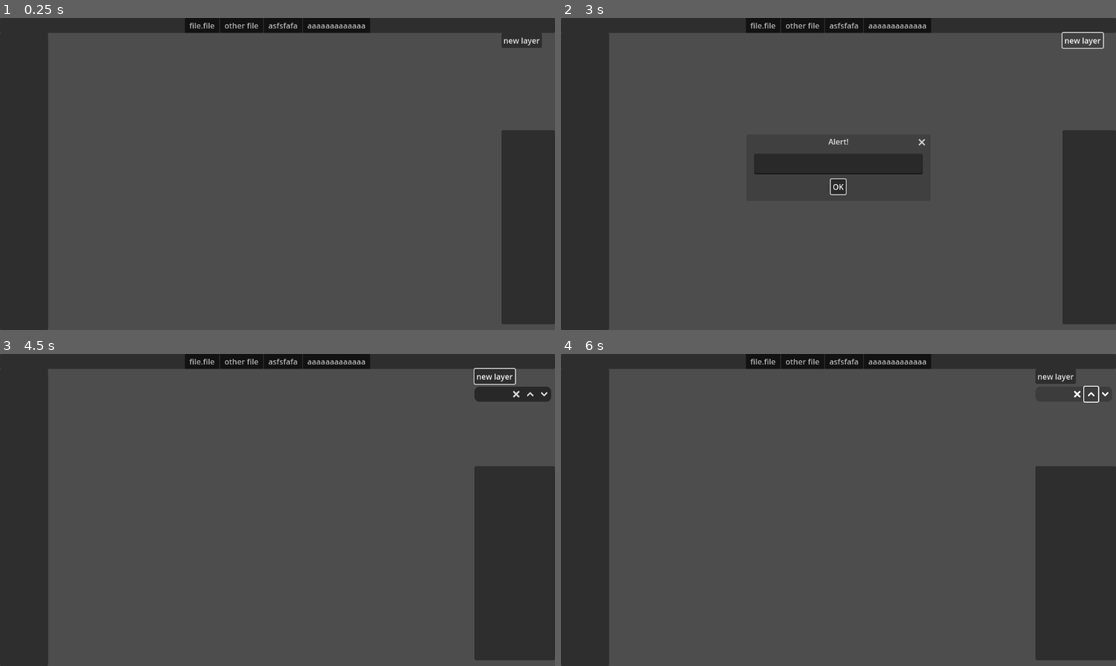
Above: before the commit, frames 1-4 (two rows, left to right).
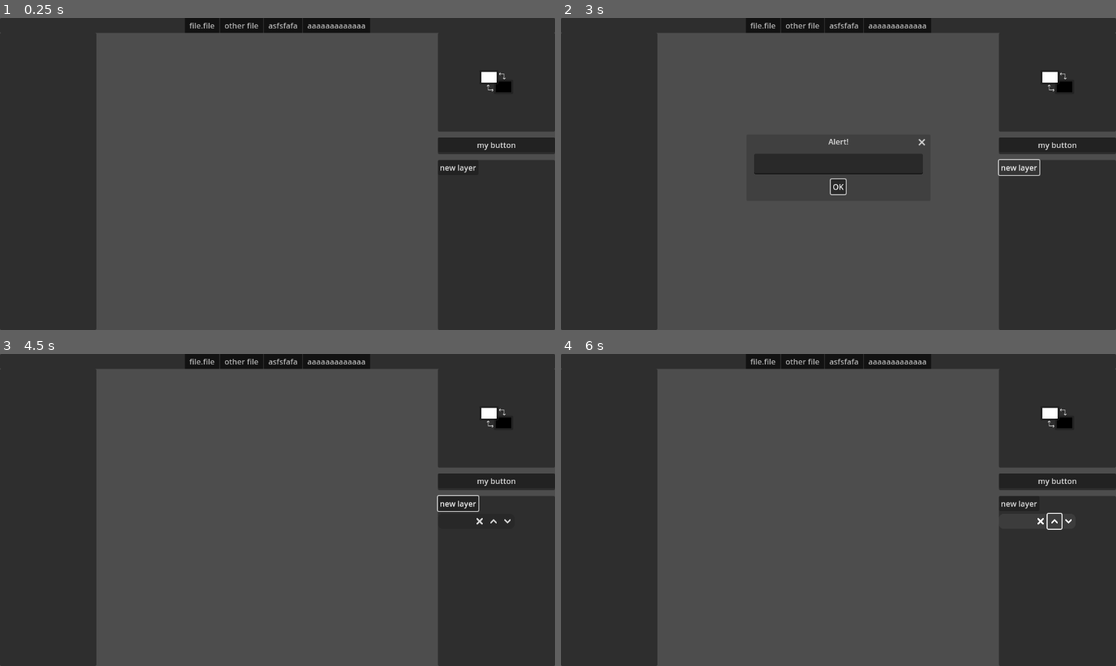
Above: after the commit, the same moments.

Repository: sockeye-d/mollusk
Game: Godot game, scene res://main.tscn
Same seed, same stepped clock (60 frames per second), same inputs: the game is played once before the commit and once after it.
Inputs (mouse positions are in pixels of both pictures, inside the frame that each line leads up to; where the layout moved, square brackets give the same spot in the first picture):
- Up to frame 1 (0.25 s): no input
- Up to frame 2 (3 s): click (1049, 86) at 0.52 s; click (1060, 77) at 1.27 s; click (1054, 145) at 2 s, where only the run after the commit has a clickable "my button"; click "new layer" at 2.75 s
- Up to frame 3 (4.5 s): click "new layer" at 3.5 s; click "OK" at 4.25 s
- Up to frame 4 (6 s): click (1016, 522) [1054, 394] at 5 s; click (1054, 522) [1093, 394] at 5.75 s

The runs differ from the first frame. In frame 1, 22% of the frame differs, in the area x 8-100%, y 4-100%; in frame 2, 22%; in frame 3, 19%; in frame 4, 18%.
Error before the commit: Invalid access to property or key 'custom_minimum_size' on a base object of type 'null instance'. (res://gui/zoom_scroll_container.gd:29)

Commit message:
Added a color picker

Diff:
--- a/globals/layers.gd
+++ b/globals/layers.gd
@@ -21,8 +21,9 @@
 
 
 func _ready() -> void:
-	layer_container = get_tree().root.get_node("Main").get_node("%LayerContainer")
-	layer_item_container = get_tree().root.get_node("Main").get_node("%LayerList")
+	if get_tree().root.has_node("Main"):
+		layer_container = get_tree().root.get_node("Main").get_node("%LayerContainer")
+		layer_item_container = get_tree().root.get_node("Main").get_node("%LayerList")
 
 
 func add_layer(size: Vector2i, layer_name: String) -> void:
--- /dev/null
+++ b/gui/dual_color_picker.gd
@@ -0,0 +1,32 @@
+extends Control
+
+
+enum {
+	COLOR_FG = 0,
+	COLOR_BG = 1,
+}
+
+
+var colors: Array[Color] = [Color.WHITE, Color.BLACK]
+var active_color: Color:
+	set(value):
+		colors[0] = value
+	get:
+		return colors[0]
+
+
+func _ready() -> void:
+	$SwapButton.pressed.connect(swap_colors)
+	$SwapButton2.pressed.connect(swap_colors)
+
+
+func _process(delta: float) -> void:
+	colors[COLOR_FG] = $ColorPickerFG.color
+	colors[COLOR_BG] = $ColorPickerBG.color
+
+
+func swap_colors():
+	colors.push_back(colors[0])
+	colors.remove_at(0)
+	$ColorPickerFG.color = colors[COLOR_FG]
+	$ColorPickerBG.color = colors[COLOR_BG]
--- /dev/null
+++ b/gui/dual_color_picker.tscn
@@ -0,0 +1,75 @@
+[gd_scene load_steps=5 format=3 uid="uid://bhorctvfjx5s8"]
+
+[ext_resource type="Texture2D" uid="uid://cksufs7lm7c0i" path="res://icons/button_swap_0.png" id="1_howq7"]
+[ext_resource type="Script" path="res://gui/dual_color_picker.gd" id="1_lvtgu"]
+
+[sub_resource type="StyleBoxEmpty" id="StyleBoxEmpty_anxfa"]
+
+[sub_resource type="StyleBoxEmpty" id="StyleBoxEmpty_5lry1"]
+
+[node name="DualColorPicker" type="Control"]
+layout_mode = 3
+anchors_preset = 8
+anchor_left = 0.5
+anchor_top = 0.5
+anchor_right = 0.5
+anchor_bottom = 0.5
+grow_horizontal = 2
+grow_vertical = 2
+size_flags_horizontal = 4
+size_flags_vertical = 4
+script = ExtResource("1_lvtgu")
+
+[node name="ColorPickerBG" type="ColorPickerButton" parent="."]
+custom_minimum_size = Vector2(40, 30)
+layout_mode = 1
+offset_left = -5.0
+offset_top = -5.0
+offset_right = 35.0
+offset_bottom = 25.0
+
+[node name="ColorPickerFG" type="ColorPickerButton" parent="."]
+custom_minimum_size = Vector2(40, 30)
+layout_mode = 1
+anchors_preset = 3
+anchor_left = 1.0
+anchor_top = 1.0
+anchor_right = 1.0
+anchor_bottom = 1.0
+offset_left = -35.0
+offset_top = -25.0
+offset_right = 5.0
+offset_bottom = 5.0
+grow_horizontal = 0
+grow_vertical = 0
+color = Color(1, 1, 1, 1)
+
+[node name="SwapButton" type="Button" parent="."]
+custom_minimum_size = Vector2(25, 25)
+layout_mode = 1
+anchors_preset = 1
+anchor_left = 1.0
+anchor_right = 1.0
+offset_left = -25.0
+offset_bottom = 25.0
+grow_horizontal = 0
+theme_override_styles/focus = SubResource("StyleBoxEmpty_anxfa")
+icon = ExtResource("1_howq7")
+flat = true
+expand_icon = true
+
+[node name="SwapButton2" type="Button" parent="."]
+custom_minimum_size = Vector2(25, 25)
+layout_mode = 1
+anchors_preset = 2
+anchor_top = 1.0
+anchor_bottom = 1.0
+offset_top = -25.0
+offset_right = 25.0
+grow_vertical = 0
+rotation = 3.14159
+pivot_offset = Vector2(12.5, 12.5)
+theme_override_styles/focus = SubResource("StyleBoxEmpty_5lry1")
+icon = ExtResource("1_howq7")
+flat = true
+expand_icon = true
--- a/gui/zoom_scroll_container.gd
+++ b/gui/zoom_scroll_container.gd
@@ -26,4 +26,5 @@
 
 
 func _update_node_zoom():
-	node.custom_minimum_size.y = size[size.min_axis_index()] * zoom
+	if node:
+		node.custom_minimum_size = size * zoom
--- a/main.tscn
+++ b/main.tscn
@@ -1,8 +1,9 @@
-[gd_scene load_steps=7 format=3 uid="uid://c0j42cgttk8kf"]
+[gd_scene load_steps=8 format=3 uid="uid://c0j42cgttk8kf"]
 
 [ext_resource type="Theme" uid="uid://5210gar13ap3" path="res://main.theme" id="1_ckeee"]
 [ext_resource type="Script" path="res://gui/triple_split_container.gd" id="1_ojnui"]
 [ext_resource type="PackedScene" uid="uid://dys487samleub" path="res://gui/zoom_scroll_container.tscn" id="3_ijncf"]
+[ext_resource type="PackedScene" uid="uid://bhorctvfjx5s8" path="res://gui/dual_color_picker.tscn" id="5_r05td"]
 [ext_resource type="PackedScene" uid="uid://bswbiim02fimm" path="res://gui/triple_split_container.tscn" id="6_l2h7q"]
 [ext_resource type="Script" path="res://add_layer_button.gd" id="7_uawcc"]
 [ext_resource type="PackedScene" uid="uid://cu6ajiym7cah6" path="res://gui/line_edit_accept_dialog.tscn" id="8_tvwon"]
@@ -41,7 +42,7 @@
 [node name="TripleSplitContainer" type="SplitContainer" parent="VBoxContainer"]
 layout_mode = 2
 size_flags_vertical = 3
-split_offset = 100
+split_offset = 200
 script = ExtResource("1_ojnui")
 
 [node name="PanelContainer" type="PanelContainer" parent="VBoxContainer/TripleSplitContainer"]
@@ -52,61 +53,81 @@
 
 [node name="HSplitContainer" type="HSplitContainer" parent="VBoxContainer/TripleSplitContainer"]
 layout_mode = 2
-split_offset = 917
+split_offset = 685
 
-[node name="ZoomScrollContainer" parent="VBoxContainer/TripleSplitContainer/HSplitContainer" node_paths=PackedStringArray("node") instance=ExtResource("3_ijncf")]
+[node name="ZoomScrollContainer" parent="VBoxContainer/TripleSplitContainer/HSplitContainer" instance=ExtResource("3_ijncf")]
 layout_mode = 2
 size_flags_vertical = 3
 horizontal_scroll_mode = 3
 vertical_scroll_mode = 3
 default_zoom = 0.5
-node = NodePath("")
 
 [node name="LayerContainer" type="CenterContainer" parent="VBoxContainer/TripleSplitContainer/HSplitContainer/ZoomScrollContainer"]
 unique_name_in_owner = true
 layout_mode = 2
-size_flags_horizontal = 3
-size_flags_vertical = 3
+size_flags_horizontal = 6
+size_flags_vertical = 6
 
 [node name="TripleSplitContainer" parent="VBoxContainer/TripleSplitContainer/HSplitContainer" instance=ExtResource("6_l2h7q")]
 layout_mode = 2
-split_offset = -415
+split_offset = 205
 vertical = true
 
-[node name="LayersBox" type="VBoxContainer" parent="VBoxContainer/TripleSplitContainer/HSplitContainer/TripleSplitContainer"]
+[node name="ColorPickerContainer" type="PanelContainer" parent="VBoxContainer/TripleSplitContainer/HSplitContainer/TripleSplitContainer"]
+layout_mode = 2
+
+[node name="DualColorPicker" parent="VBoxContainer/TripleSplitContainer/HSplitContainer/TripleSplitContainer/ColorPickerContainer" instance=ExtResource("5_r05td")]
+layout_mode = 2
+
+[node name="SplitContainer" type="SplitContainer" parent="VBoxContainer/TripleSplitContainer/HSplitContainer/TripleSplitContainer"]
+layout_mode = 2
+split_offset = 205
+vertical = true
+
+[node name="PanelContainer2" type="PanelContainer" parent="VBoxContainer/TripleSplitContainer/HSplitContainer/TripleSplitContainer/SplitContainer"]
+layout_mode = 2
+
+[node name="VBoxContainer" type="VBoxContainer" parent="VBoxContainer/TripleSplitContainer/HSplitContainer/TripleSplitContainer/SplitContainer/PanelContainer2"]
+layout_mode = 2
+
+[node name="Button" type="Button" parent="VBoxContainer/TripleSplitContainer/HSplitContainer/TripleSplitContainer/SplitContainer/PanelContainer2/VBoxContainer"]
+layout_mode = 2
+text = "my button"
+
+[node name="ScrollContainer" type="ScrollContainer" parent="VBoxContainer/TripleSplitContainer/HSplitContainer/TripleSplitContainer/SplitContainer/PanelContainer2/VBoxContainer"]
 layout_mode = 2
 size_flags_vertical = 3
 
-[node name="LayerTools" type="HBoxContainer" parent="VBoxContainer/TripleSplitContainer/HSplitContainer/TripleSplitContainer/LayersBox"]
+[node name="FlowContainer" type="FlowContainer" parent="VBoxContainer/TripleSplitContainer/HSplitContainer/TripleSplitContainer/SplitContainer/PanelContainer2/VBoxContainer/ScrollContainer"]
+layout_mode = 2
+
+[node name="PanelContainer" type="PanelContainer" parent="VBoxContainer/TripleSplitContainer/HSplitContainer/TripleSplitContainer/SplitContainer"]
+layout_mode = 2
+
+[node name="LayersBox" type="VBoxContainer" parent="VBoxContainer/TripleSplitContainer/HSplitContainer/TripleSplitContainer/SplitContainer/PanelContainer"]
+layout_mode = 2
+size_flags_vertical = 3
+
+[node name="LayerTools" type="HBoxContainer" parent="VBoxContainer/TripleSplitContainer/HSplitContainer/TripleSplitContainer/SplitContainer/PanelContainer/LayersBox"]
 layout_mode = 2
 size_flags_vertical = 0
 
-[node name="AddLayerButton" type="Button" parent="VBoxContainer/TripleSplitContainer/HSplitContainer/TripleSplitContainer/LayersBox/LayerTools"]
+[node name="AddLayerButton" type="Button" parent="VBoxContainer/TripleSplitContainer/HSplitContainer/TripleSplitContainer/SplitContainer/PanelContainer/LayersBox/LayerTools"]
 layout_mode = 2
 text = "new layer"
 script = ExtResource("7_uawcc")
 
-[node name="LineEditAcceptDialog" parent="VBoxContainer/TripleSplitContainer/HSplitContainer/TripleSplitContainer/LayersBox/LayerTools/AddLayerButton" instance=ExtResource("8_tvwon")]
+[node name="LineEditAcceptDialog" parent="VBoxContainer/TripleSplitContainer/HSplitContainer/TripleSplitContainer/SplitContainer/PanelContainer/LayersBox/LayerTools/AddLayerButton" instance=ExtResource("8_tvwon")]
 
-[node name="ScrollContainer" type="ScrollContainer" parent="VBoxContainer/TripleSplitContainer/HSplitContainer/TripleSplitContainer/LayersBox"]
+[node name="ScrollContainer" type="ScrollContainer" parent="VBoxContainer/TripleSplitContainer/HSplitContainer/TripleSplitContainer/SplitContainer/PanelContainer/LayersBox"]
+custom_minimum_size = Vector2(0, 100)
 layout_mode = 2
 size_flags_vertical = 3
 horizontal_scroll_mode = 0
 
-[node name="LayerList" type="VBoxContainer" parent="VBoxContainer/TripleSplitContainer/HSplitContainer/TripleSplitContainer/LayersBox/ScrollContainer"]
+[node name="LayerList" type="VBoxContainer" parent="VBoxContainer/TripleSplitContainer/HSplitContainer/TripleSplitContainer/SplitContainer/PanelContainer/LayersBox/ScrollContainer"]
 unique_name_in_owner = true
 layout_mode = 2
 
-[node name="SplitContainer" type="SplitContainer" parent="VBoxContainer/TripleSplitContainer/HSplitContainer/TripleSplitContainer"]
-layout_mode = 2
-split_offset = 1005
-vertical = true
-
-[node name="Panel" type="Panel" parent="VBoxContainer/TripleSplitContainer/HSplitContainer/TripleSplitContainer/SplitContainer"]
-layout_mode = 2
-
-[node name="Panel2" type="Panel" parent="VBoxContainer/TripleSplitContainer/HSplitContainer/TripleSplitContainer/SplitContainer"]
-layout_mode = 2
-
-[connection signal="pressed" from="VBoxContainer/TripleSplitContainer/HSplitContainer/TripleSplitContainer/LayersBox/LayerTools/AddLayerButton" to="VBoxContainer/TripleSplitContainer/HSplitContainer/TripleSplitContainer/LayersBox/LayerTools/AddLayerButton" method="_on_pressed"]
-[connection signal="text_confirmed" from="VBoxContainer/TripleSplitContainer/HSplitContainer/TripleSplitContainer/LayersBox/LayerTools/AddLayerButton/LineEditAcceptDialog" to="VBoxContainer/TripleSplitContainer/HSplitContainer/TripleSplitContainer/LayersBox/LayerTools/AddLayerButton" method="_on_line_edit_accept_dialog_text_confirmed"]
+[connection signal="pressed" from="VBoxContainer/TripleSplitContainer/HSplitContainer/TripleSplitContainer/SplitContainer/PanelContainer/LayersBox/LayerTools/AddLayerButton" to="VBoxContainer/TripleSplitContainer/HSplitContainer/TripleSplitContainer/SplitContainer/PanelContainer/LayersBox/LayerTools/AddLayerButton" method="_on_pressed"]
+[connection signal="text_confirmed" from="VBoxContainer/TripleSplitContainer/HSplitContainer/TripleSplitContainer/SplitContainer/PanelContainer/LayersBox/LayerTools/AddLayerButton/LineEditAcceptDialog" to="VBoxContainer/TripleSplitContainer/HSplitContainer/TripleSplitContainer/SplitContainer/PanelContainer/LayersBox/LayerTools/AddLayerButton" method="_on_line_edit_accept_dialog_text_confirmed"]
Binary file changed: icons/button_add.png
Binary file changed: icons/button_delete.png
Binary file changed: icons/button_down.png
Binary file added: icons/button_swap_0.png
Not shown, added: icons/button_swap_0.png.import
Binary file changed: icons/button_up.png
Not shown, added: icons/icons.afdesign
Not shown, added: icons/icons.afdesign~lock~
